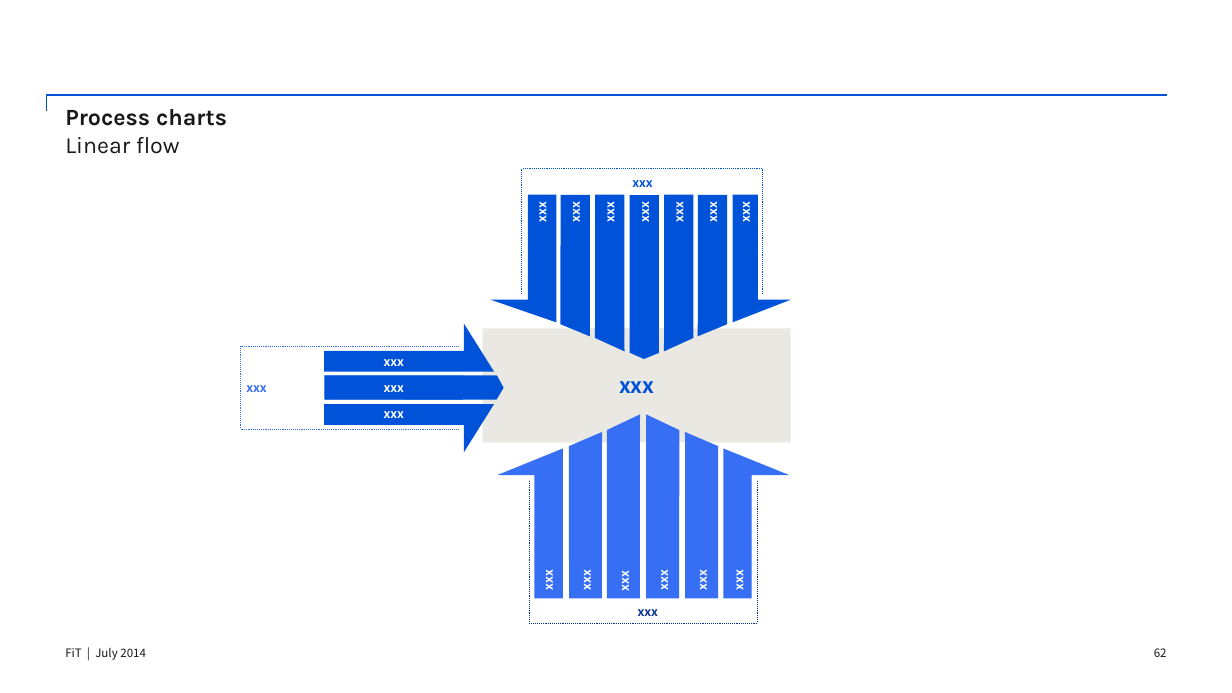
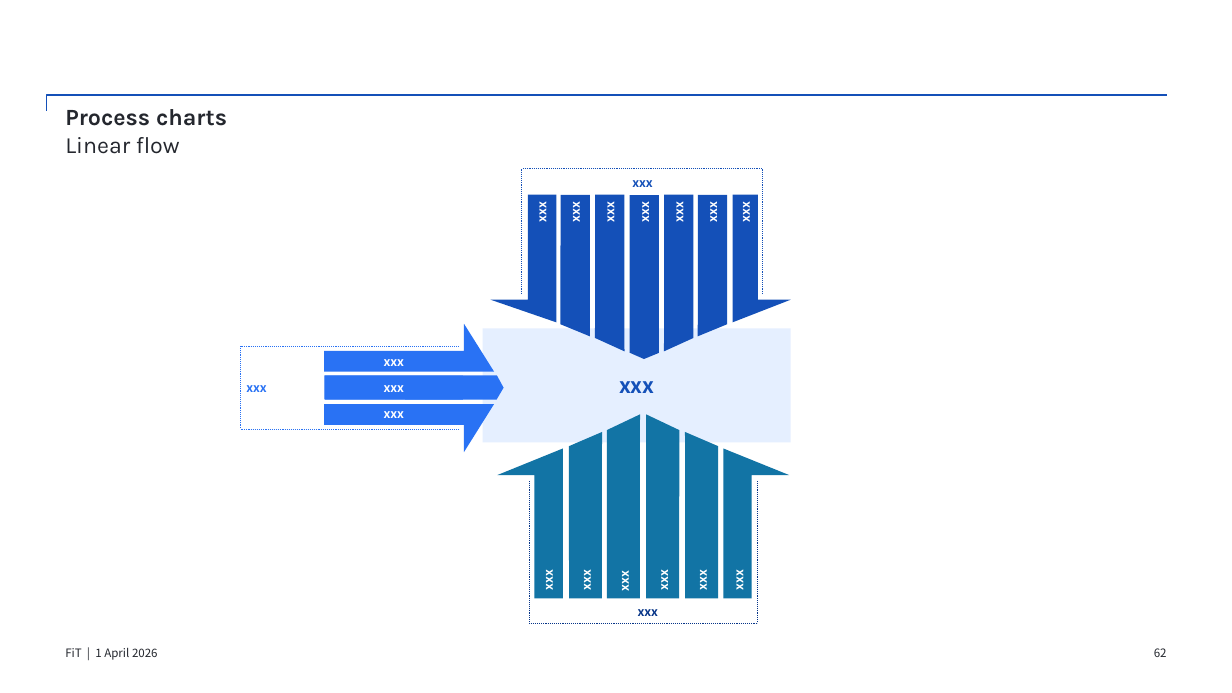
Before and after one commit to billyoftea/ppt-asset-library, a slide deck: slide 62 of assets/bundle.pptx. Drawn at 1232x693 pixels with LibreOffice and Linux fonts; fonts in the diff are those of the drawing. Boxes give left, top, right and bottom in pixels: in the first picture for what was removed or moved away, otherwise in the second. Text is boxed around its words. In the diff, an @@ line names an element or a change of style, - is before the commit and + after.

```diff
--- a/assets/bundle.pptx
+++ b/assets/bundle.pptx
@@ elbow line (47, 111) - (1167, 95): stroke #0052D9 1 pt to #1450B8 1 pt @@
@@ title "Process charts Linear flow" at [65, 109, 227, 154]: text colour #181818 to #24272E @@
@@ line (521, 294) - (521, 169): stroke #0052D9 0.75 pt dashed to #1450B8 0.75 pt dashed @@
@@ text "xxx" at [632, 180, 652, 187]: text colour #0052D9 to #1450B8 @@
@@ line (523, 169) - (762, 169): stroke #0052D9 0.75 pt dashed to #1450B8 0.75 pt dashed @@
@@ line (762, 294) - (762, 169): stroke #0052D9 0.75 pt dashed to #1450B8 0.75 pt dashed @@
@@ fill #0052D9 to #1450B8 in 8 elements at [734, 195, 756, 299], [490, 195, 556, 322], [732, 195, 791, 322], [561, 195, 590, 336], [697, 195, 727, 336], [629, 195, 659, 359], [595, 195, 625, 352], [665, 195, 694, 352] @@
@@ rectangle "xxx" at [482, 328, 790, 442]: text colour #0052D9 to #1450B8; fill #EAE8E2 to #E5EFFF @@
@@ text "xxx" at [246, 385, 266, 392]: text colour #366EF4 to #2972F4 @@
@@ fill #0052D9 to #2972F4 in 6 elements at [325, 353, 463, 371], [325, 376, 463, 400], [325, 405, 463, 422], [324, 404, 494, 452], [324, 323, 494, 372], [324, 375, 504, 399] @@
@@ fill #366EF4 to #1274A5 in 6 elements at [723, 449, 789, 598], [498, 449, 563, 598], [685, 433, 718, 599], [569, 433, 603, 599], [646, 415, 680, 598], [607, 415, 640, 598] @@
@@ text at [65, 647, 158, 660]: text changed; text colour #181818 to #24272E @@
-FiT | July 2014
+FiT | 1 April 2026
@@ page number at [1154, 648, 1167, 657]: text colour #181818 to #24272E @@
```
Also in this commit, not shown: 88 other slides changed.
